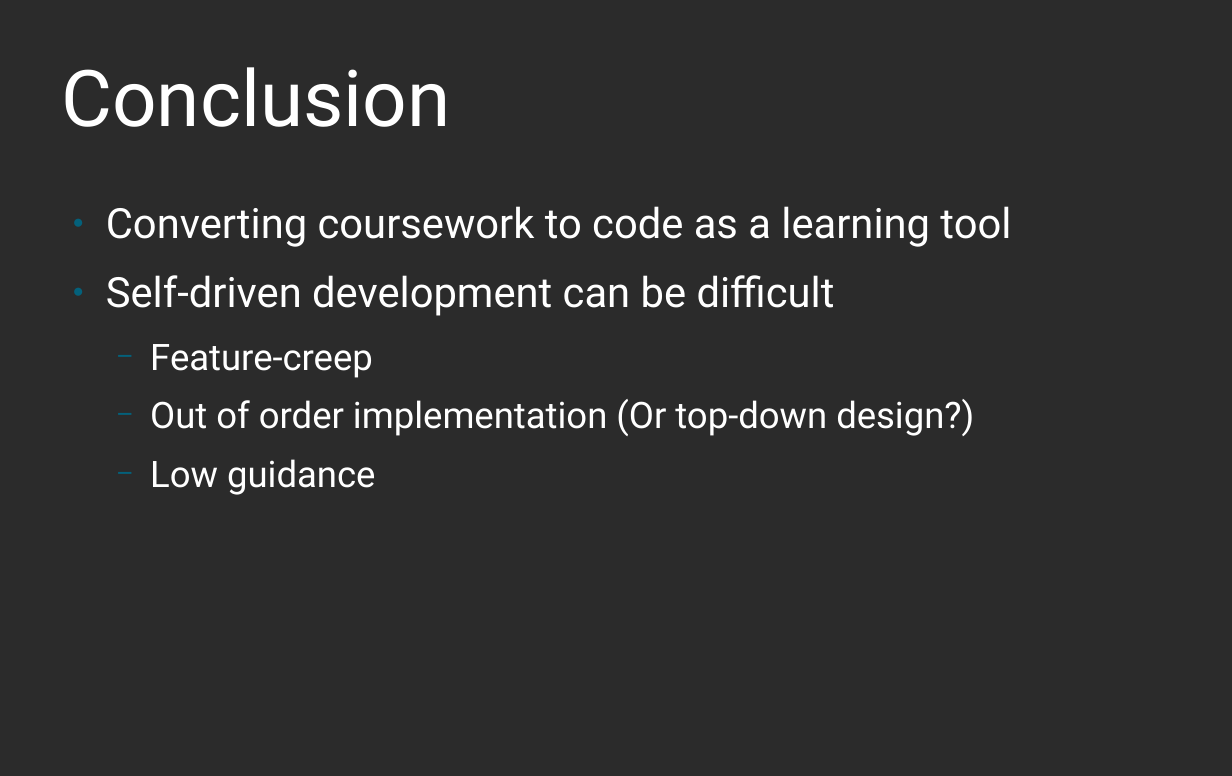
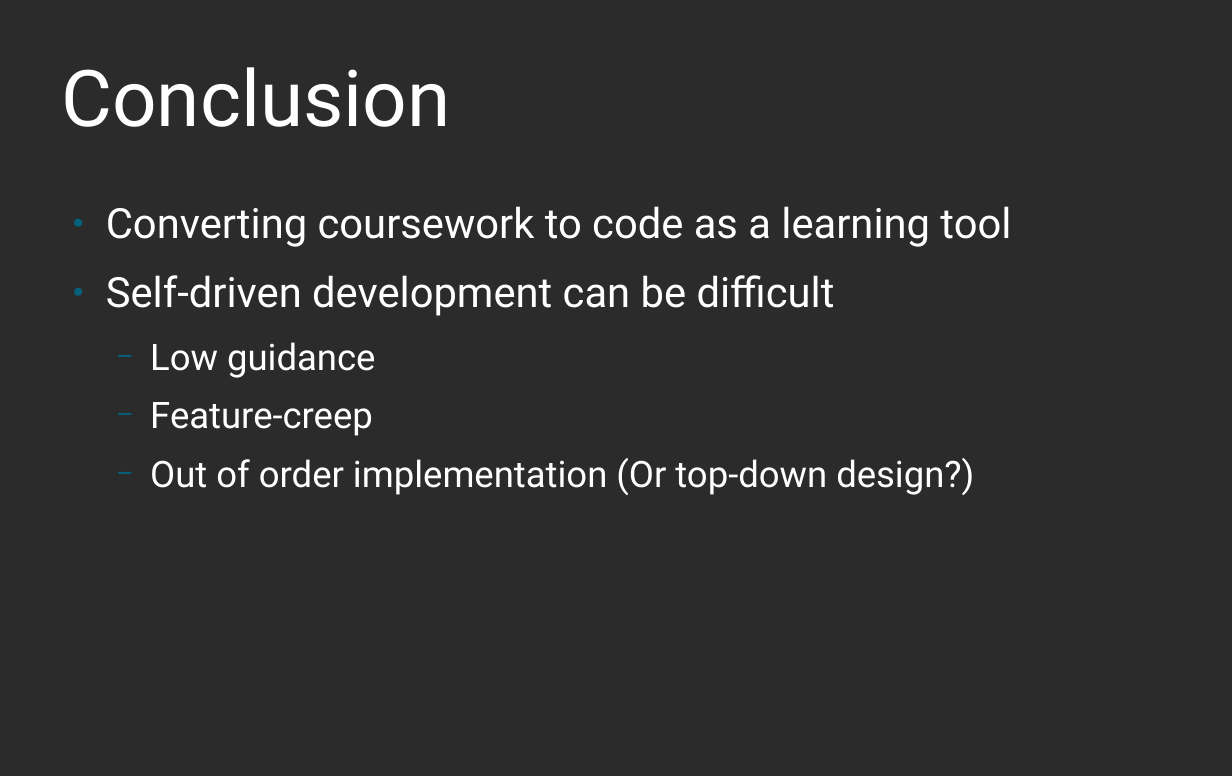
Before and after one commit to Bgc1713/capstone, a slide deck: slide 10 of capstone/Matrix_Capstone/Capstone Presentation.odp. Drawn at 1232x776 pixels with LibreOffice and Linux fonts; fonts in the diff are those of the drawing; background and template pictures are left out; a plain dark background stands for a picture behind light text. Boxes give left, top, right and bottom in pixels: in the first picture for what was removed or moved away, otherwise in the second. Text is boxed around its words. In the diff, an @@ line names an element or a change of style, - is before the commit and + after.

```diff
--- a/capstone/Matrix_Capstone/Capstone Presentation.odp
+++ b/capstone/Matrix_Capstone/Capstone Presentation.odp
@@ text at (x1=150, y1=342, x2=375, y2=378): paragraph added @@
+  − Low guidance
@@ text at (x1=150, y1=459, x2=375, y2=495): paragraph removed @@
-  − Low guidance
```
Also in this commit, not shown: 1 other slide changed.
